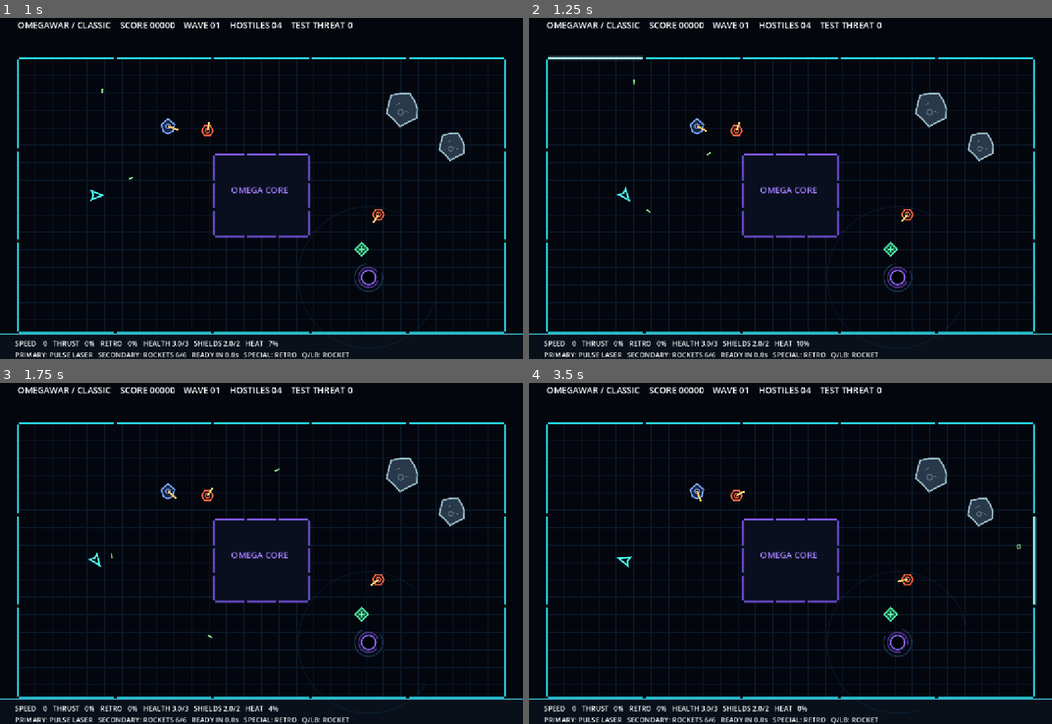
Above: before the commit, frames 1-4 (two rows, left to right).
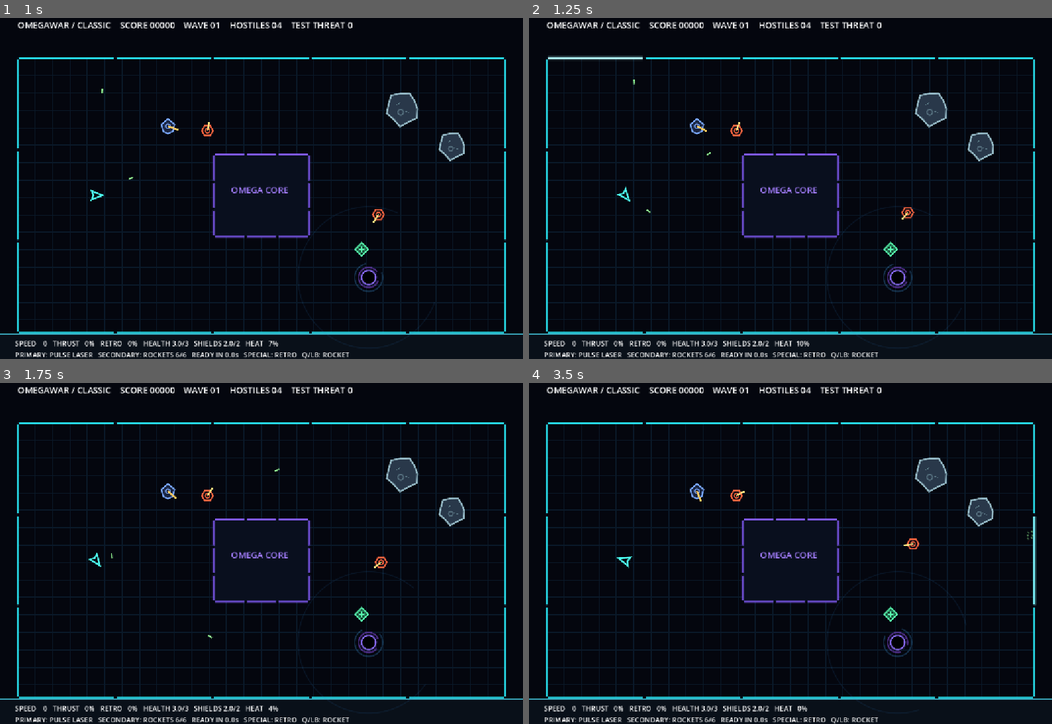
Above: after the commit, the same moments.

Repository: Jonty303/Project-OmegaWar
Game: Godot game, scene res://scenes/main.tscn
Same seed, same stepped clock (60 frames per second), same inputs: the game is played once before the commit and once after it.
Inputs (mouse positions are in pixels of both pictures, inside the frame that each line leads up to):
- Up to frame 1 (1 s): tap Enter (ui_accept) at 0.5, 0.77 s; move the mouse to (376, 168) at 0.52 s; hold D (turn_right) from 0.53 s (still down); hold Space (fire) from 0.53 s (still down); click (376, 168) at 0.67 s
- Up to frame 2 (1.25 s): keep holding D (turn_right); keep holding Space (fire)
- Up to frame 3 (1.75 s): release D (turn_right) at 1.25 s; release Space (fire) at 1.25 s; drag from (156, 567) to (235, 618) at 1.27 s
- Up to frame 4 (3.5 s): move the mouse to (842, 471) at 2.02 s; hold D (turn_right) 2.03-2.75 s; hold Shift (special) 2.03-2.75 s; drag from (764, 618) to (633, 498) at 2.77 s

Frame 1 is identical in both runs. In frame 2, less than 0.1% of the frame differs, in the area x 71-74%, y 55-60%; in frame 3, 0.1%; in frame 4, 0.3%, in the area x 70-97%, y 39-65%.

Commit message:
Amplify gravitational deflection of all projectiles and make sentries actively escape the well

Diff:
--- a/scripts/arena.gd
+++ b/scripts/arena.gd
@@ -21,6 +21,41 @@
 
 func gravity_at(point: Vector2) -> Vector2:
 	return gravity_well.acceleration_at(point)
+
+func projectile_gravity_at(point: Vector2, is_rocket: bool = false, is_homing: bool = false) -> Vector2:
+	var scale: float = gravity_well.BULLET_PULL_MULTIPLIER
+	if is_homing:
+		scale = gravity_well.HOMING_PULL_MULTIPLIER
+	elif is_rocket:
+		scale = gravity_well.ROCKET_PULL_MULTIPLIER
+	return gravity_at(point) * scale
+
+func gravity_escape_waypoint(at: Vector2, radius: float, safe_radius: float) -> Vector2:
+	# Choose reachable directions that INCREASE distance from the anomaly.
+	# Avoid an exit goal inside the core, off the arena or in an asteroid.
+	var from_well: Vector2 = at - gravity_well.position
+	if from_well.is_zero_approx():
+		from_well = Vector2.RIGHT
+	var away: Vector2 = from_well.normalized()
+	var best: Vector2 = at
+	var best_score := -INF
+	for angle in [0.0, 0.40, -0.40, 0.85, -0.85, 1.30, -1.30, 1.80, -1.80]:
+		var direction: Vector2 = away.rotated(angle)
+		var candidate: Vector2 = at + direction * minf(145.0, maxf(64.0, safe_radius - from_well.length() + 26.0))
+		if blocked(candidate, radius + 3.0):
+			continue
+		var waypoint: Vector2 = approach_waypoint(at, candidate, radius)
+		if blocked(waypoint, radius):
+			continue
+		var step_direction: Vector2 = (waypoint - at).normalized()
+		var improvement: float = waypoint.distance_to(gravity_well.position) - from_well.length()
+		if improvement < 2.0 or step_direction.dot(away) < 0.10:
+			continue
+		var score: float = improvement + step_direction.dot(away) * 20.0
+		if score > best_score:
+			best_score = score
+			best = waypoint
+	return best
 
 func pull_body(body: Node2D, delta: float) -> void:
 	body.velocity += gravity_at(body.position) * delta
--- a/scripts/enemy.gd
+++ b/scripts/enemy.gd
@@ -14,6 +14,10 @@
 const SEARCH_ARRIVAL_RADIUS := 17.0
 const TRAVEL_SPEED := 54.0
 const ACCELERATION := 75.0
+const GRAVITY_AVOID_RADIUS := 190.0
+const GRAVITY_ESCAPE_SPEED := 95.0
+const GRAVITY_ESCAPE_ACCELERATION := 195.0
+var escaping_gravity := false
 const TURRET_TURN_RATE := 7.5
 const SHOT_INVESTIGATION_RANGE := 260.0
 const AIM_TOLERANCE := 0.12
@@ -185,19 +189,27 @@
 			spotted_once = false
 			scan_anchor = turret_angle
 
+	# Survival takes priority over sentry/attack/search destinations.
+	# Even idle sentries actively flee the well's dangerous inner region.
+	escaping_gravity = position.distance_to(arena.gravity_well.position) < GRAVITY_AVOID_RADIUS
+	if escaping_gravity:
+		destination = arena.gravity_escape_waypoint(position, COLLISION_RADIUS, GRAVITY_AVOID_RADIUS + 35.0)
+		should_move = position.distance_to(destination) > 5.0
+
 	var desired_velocity := Vector2.ZERO
 	if should_move:
 		var waypoint: Vector2 = arena.approach_waypoint(position, destination, COLLISION_RADIUS)
 		if position.distance_to(waypoint) > 8.0:
-			var approach_speed := TRAVEL_SPEED
-			if searching:
+			var approach_speed := GRAVITY_ESCAPE_SPEED if escaping_gravity else TRAVEL_SPEED
+			if searching and not escaping_gravity:
 				# Decelerate before reaching the reported position instead of
 				# overshooting it and drifting away while looking around.
 				var runway := maxf(0.0, position.distance_to(search_goal) - SEARCH_ARRIVAL_RADIUS)
 				approach_speed = minf(TRAVEL_SPEED, sqrt(2.0 * ACCELERATION * runway))
 			desired_velocity = position.direction_to(waypoint) * approach_speed
 	desired_velocity = arena.avoid_drones(self, desired_velocity)
-	velocity = velocity.move_toward(desired_velocity, ACCELERATION * delta)
+	var acceleration: float = GRAVITY_ESCAPE_ACCELERATION if escaping_gravity else ACCELERATION
+	velocity = velocity.move_toward(desired_velocity, acceleration * delta)
 	velocity = arena.move_body(self, velocity, COLLISION_RADIUS, delta)
 
 	if can_see_player:
--- a/scripts/game.gd
+++ b/scripts/game.gd
@@ -595,7 +595,8 @@
 					break
 				if not shot.hostile:
 					alert_repair_bots_to_fire(shot.position, shot.velocity)
-				shot.velocity += arena.gravity_at(shot.position) * delta / float(steps)
+				shot.velocity += arena.projectile_gravity_at(shot.position) * delta / float(steps)
+				shot.sync_visual_heading()
 				arena.move_shot(shot, delta / float(steps))
 				if shot.dissolving:
 					break # Hit heavy asteroid cover: no damage or ricochet.
@@ -667,7 +668,7 @@
 				missile.steer(delta, ship.position)
 			var substeps: int = maxi(1, int(ceil(missile.velocity.length() * delta / 3.0)))
 			for substep in range(substeps):
-				missile.velocity += arena.gravity_at(missile.position) * delta / float(substeps)
+				missile.velocity += arena.projectile_gravity_at(missile.position, true, true) * delta / float(substeps)
 				missile.sync_visual_heading()
 				var next: Vector2 = missile.position + missile.velocity * (delta / float(substeps))
 				# Missiles NEVER bounce: both the core and exterior walls
@@ -773,7 +774,8 @@
 			# a ship, a dense rock, or a narrow section of arena wall.
 			var substeps: int = maxi(1, int(ceil(rocket.velocity.length() * delta / 3.0)))
 			for substep in range(substeps):
-				rocket.velocity += arena.gravity_at(rocket.position) * delta / float(substeps)
+				rocket.velocity += arena.projectile_gravity_at(rocket.position, true) * delta / float(substeps)
+				rocket.sync_visual_heading()
 				alert_repair_bots_to_fire(rocket.position, rocket.velocity)
 				arena.move_shot(rocket, delta / float(substeps))
 				if rocket.impact_pending:
--- a/scripts/gravity_well.gd
+++ b/scripts/gravity_well.gd
@@ -6,6 +6,11 @@
 const VISUAL_RADIUS := 15.0
 const FIELD_RADIUS := 270.0
 const MAX_PULL := 118.0
+# Projectiles feel a much stronger force than craft. Kept separate from
+# escape-balanced gravity so the well visibly bends shots and missiles.
+const BULLET_PULL_MULTIPLIER := 6.0
+const ROCKET_PULL_MULTIPLIER := 7.0
+const HOMING_PULL_MULTIPLIER := 6.5
 const SOFTENING := 78.0
 var spin := 0.0
 
--- a/scripts/homing_missile.gd
+++ b/scripts/homing_missile.gd
@@ -33,7 +33,10 @@
 		current = desired
 	if not desired.is_zero_approx():
 		var angle: float = rotate_toward(current.angle(), desired.angle(), TURN_RATE * delta)
-		velocity = Vector2.from_angle(angle) * cruise_speed
+		# Retain speed changes accumulated from gravity between guidance
+		# steps; otherwise steering would erase the pull every frame.
+		var retained_speed: float = clampf(velocity.length(), cruise_speed * 0.70, cruise_speed * 1.50)
+		velocity = Vector2.from_angle(angle) * retained_speed
 	elif velocity.is_zero_approx():
 		velocity = Vector2.RIGHT * cruise_speed
 	sync_visual_heading()
